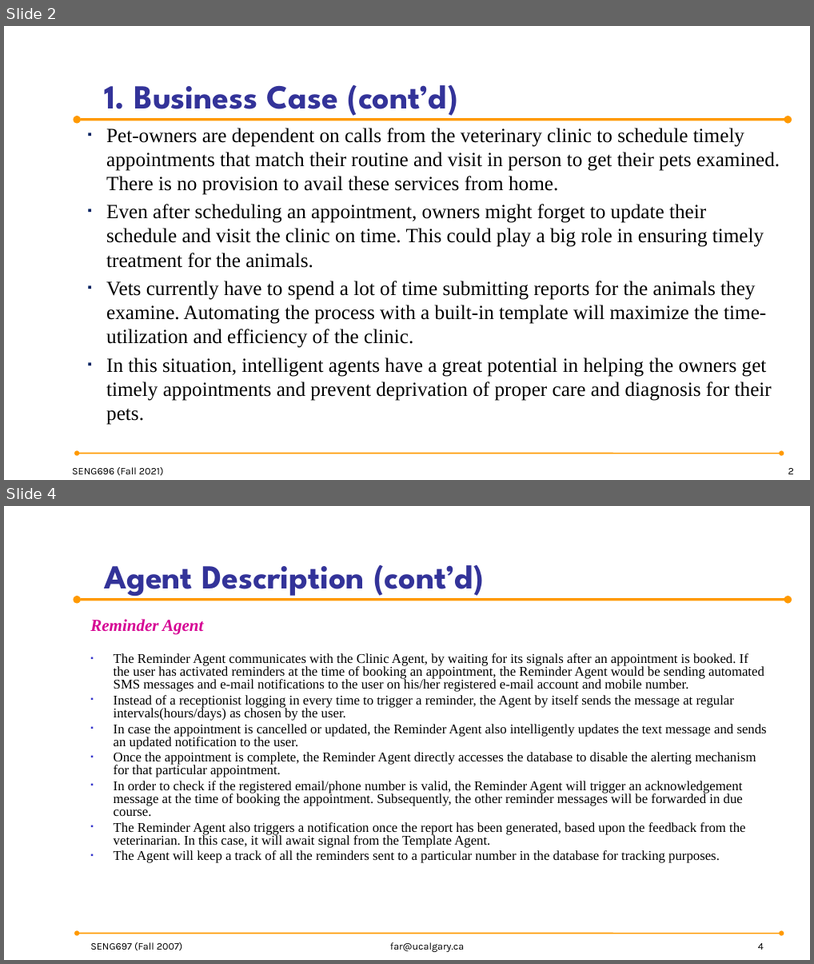
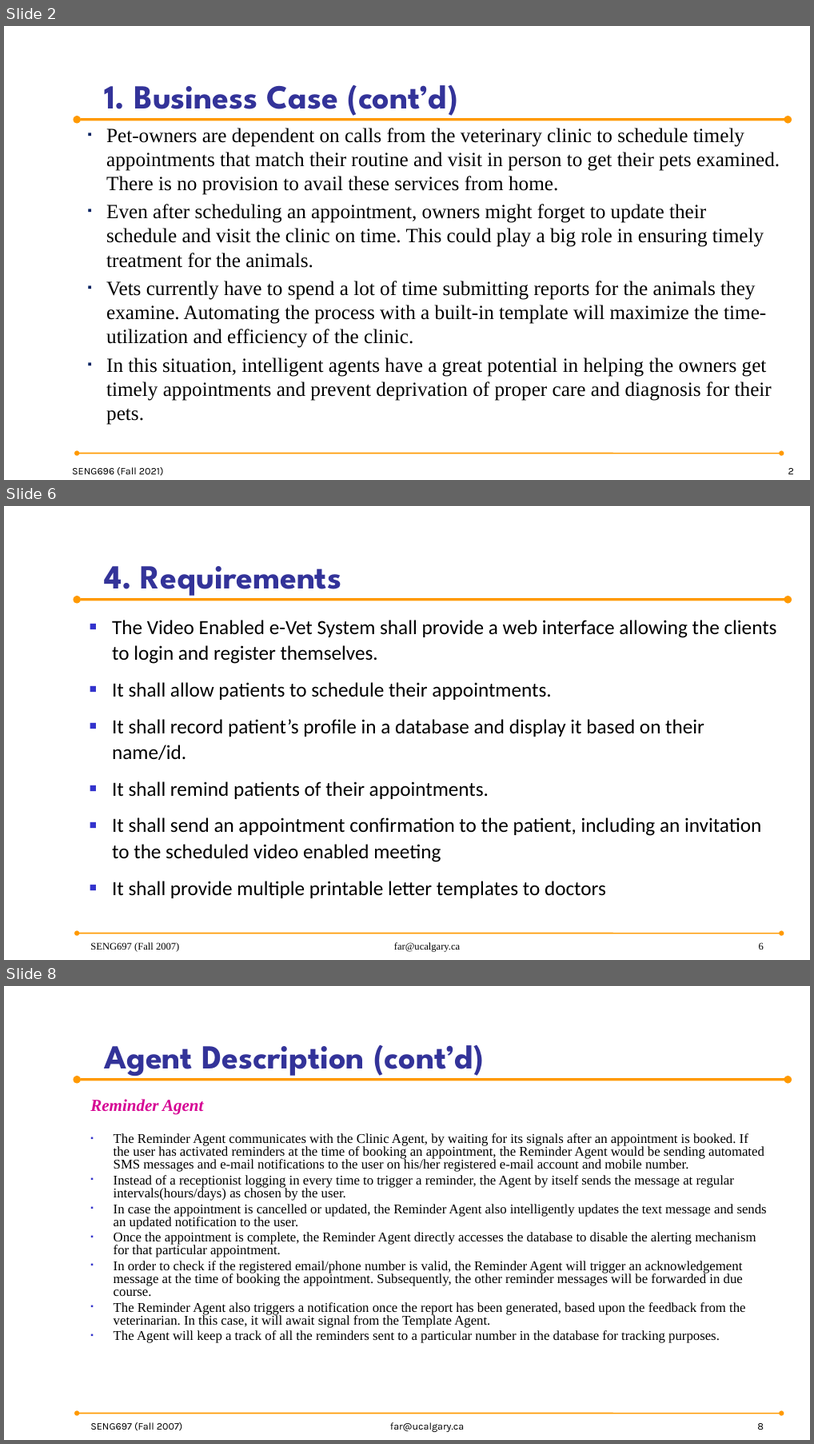
Before and after one commit to anish30145784/SENG696_GroupD, a slide deck: GroupD_ProjectPresentation.pptx. Shown one above the other, each under a label of ours: slides 2 and 4 before the commit, slides 2, 6 and 8 after it; the slides between them are not shown. The pictures are 814x964 and 814x1444 pixels, drawn with LibreOffice and Linux fonts; fonts in the diff are those of the drawing; background and template pictures are left out. Boxes give left, top, right and bottom in pixels: in the first picture for what was removed or moved away, otherwise in the second. Text is boxed around its words. In the diff, an @@ line names an element or a change of style, - is before the commit and + after.

Commit message:
Added assumptions, requirements, wish-list, template agent, and design models

```diff
--- a/GroupD_ProjectPresentation.pptx
+++ b/GroupD_ProjectPresentation.pptx
@@ slide 6 added at (4,506,810,960), background picture (left out); not listed: 2 template elements that a slide beside it also shows @@
@@ title added at (104,566,342,599), 40 pt, text #333399, bold @@
+4. Requirements
@@ text added at (112,620,778,898), 24 pt, text #000000 @@
+■ The Video Enabled e-Vet System shall provide a web interface allowing the clients to login and register themselves.
+■ It shall allow patients to schedule their appointments.
+■ It shall record patient’s profile in a database and display it based on their name/id.
+■ It shall remind patients of their appointments.
+■ It shall send an appointment confirmation to the patient, including an invitation to the scheduled video enabled meeting
+■ It shall provide multiple printable letter templates to doctors
@@ text added at (90,942,179,952), 12 pt, text #000000 @@
+SENG697 (Fall 2007)
@@ text added at (394,942,460,952), 12 pt, text #000000 @@
+far@ucalgary.ca
@@ page number added at (759,942,764,949), 12 pt, text #000000 @@
+6
@@ what was slide 4 is now slide 8 @@
@@ page number at (758,1423,764,1429): text changed @@
-4
+8
```
Also in this commit, not shown: 7 other slides added.
